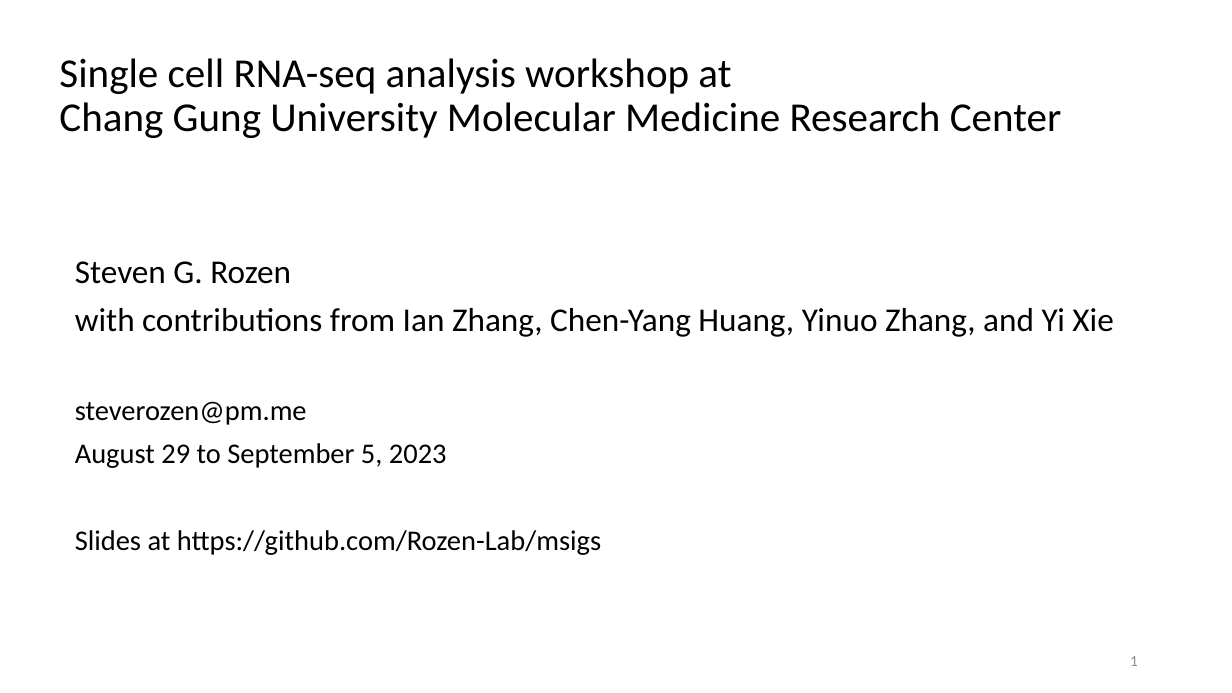
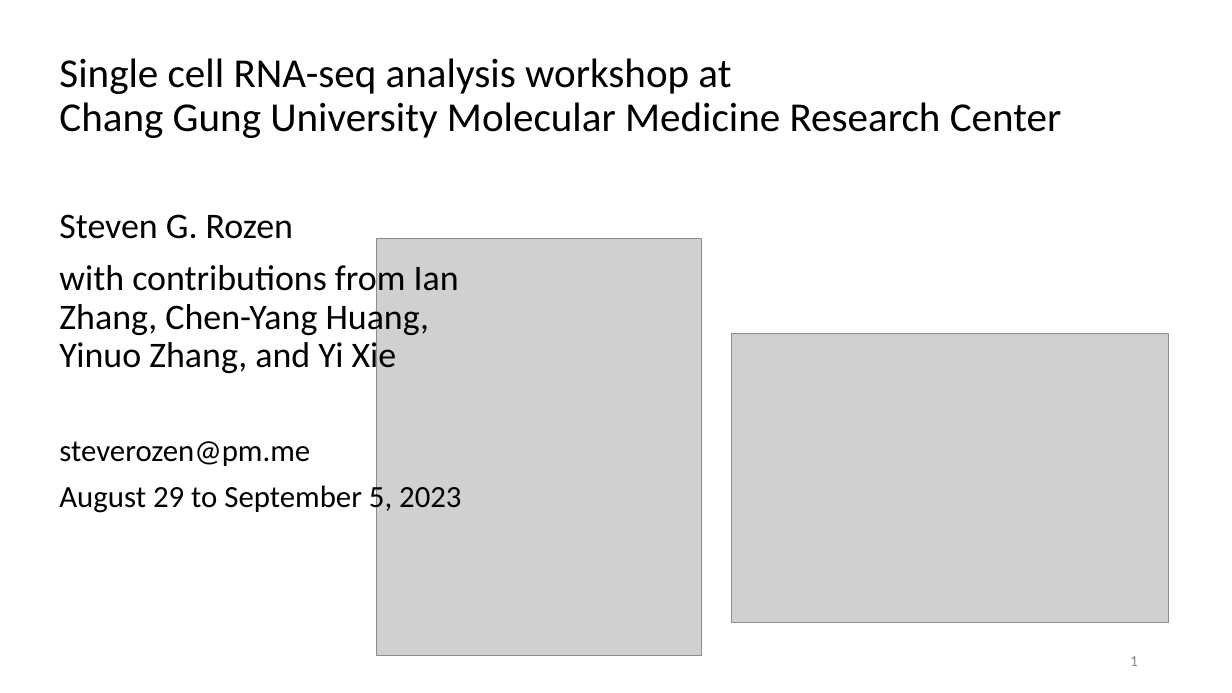
Before and after one commit to Rozen-Lab/Taiwan_RNAseq_Workshop, a slide deck: slide 1 of 0data/more-slides.pptx. Drawn at 1232x693 pixels with LibreOffice and Linux fonts; fonts in the diff are those of the drawing; grey boxes stand for pictures; background and template pictures are left out. Boxes give left, top, right and bottom in pixels: in the first picture for what was removed or moved away, otherwise in the second. Text is boxed around its words. In the diff, an @@ line names an element or a change of style, - is before the commit and + after.

```diff
--- a/0data/more-slides.pptx
+++ b/0data/more-slides.pptx
@@ subtitle "Steven G. Rozen": place and size @@
-subtitle "Steven G. Rozen" at [75, 261, 1113, 555]
+subtitle "Steven G. Rozen" at [59, 214, 461, 515]
@@ subtitle "Steven G. Rozen" at [59, 214, 461, 515]: size 25.9 to 28 pt in "Steven G. Rozen", "with contributions from Ian Zhang, Chen-Yang Huang, ..."; size 22.2 to 24 pt in "steverozen@pm.me", "August 29 to September 5, 2023" @@
@@ picture added at [377, 238, 701, 656] @@
@@ picture added at [732, 334, 1169, 622] @@
@@ subtitle at [75, 530, 601, 555]: paragraph removed @@
-Slides at https://github.com/Rozen-Lab/msigs
```
Also in this commit, not shown: 1 other slide changed, 2 other files.
